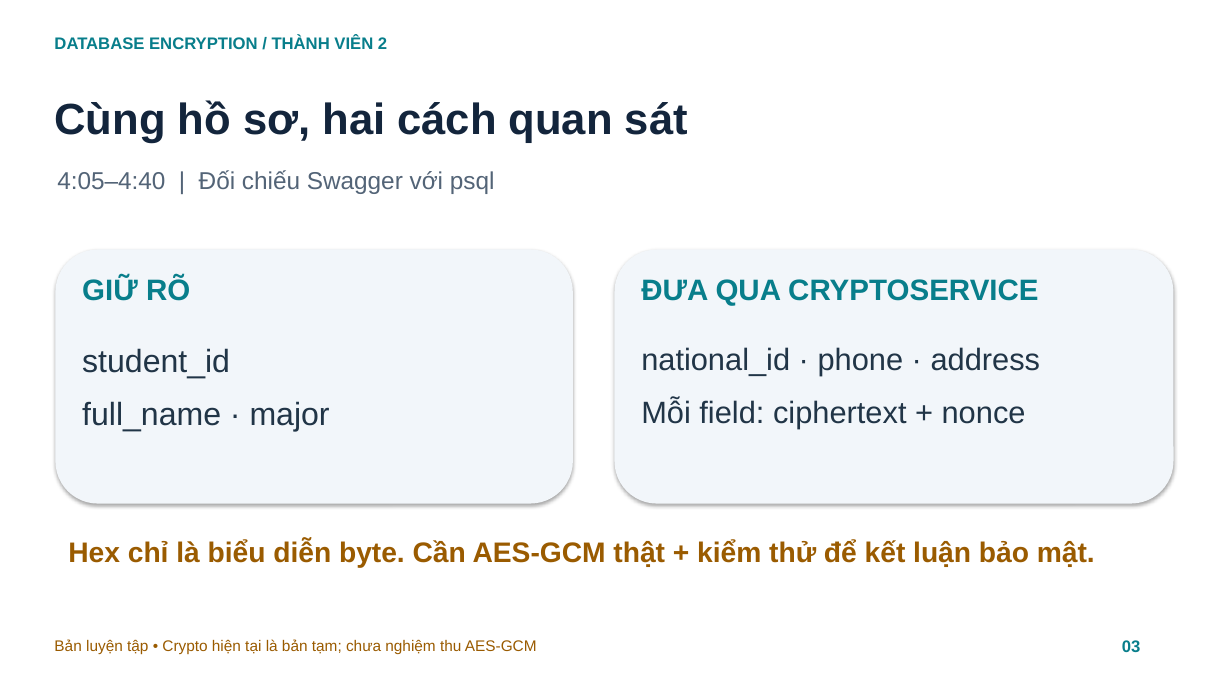
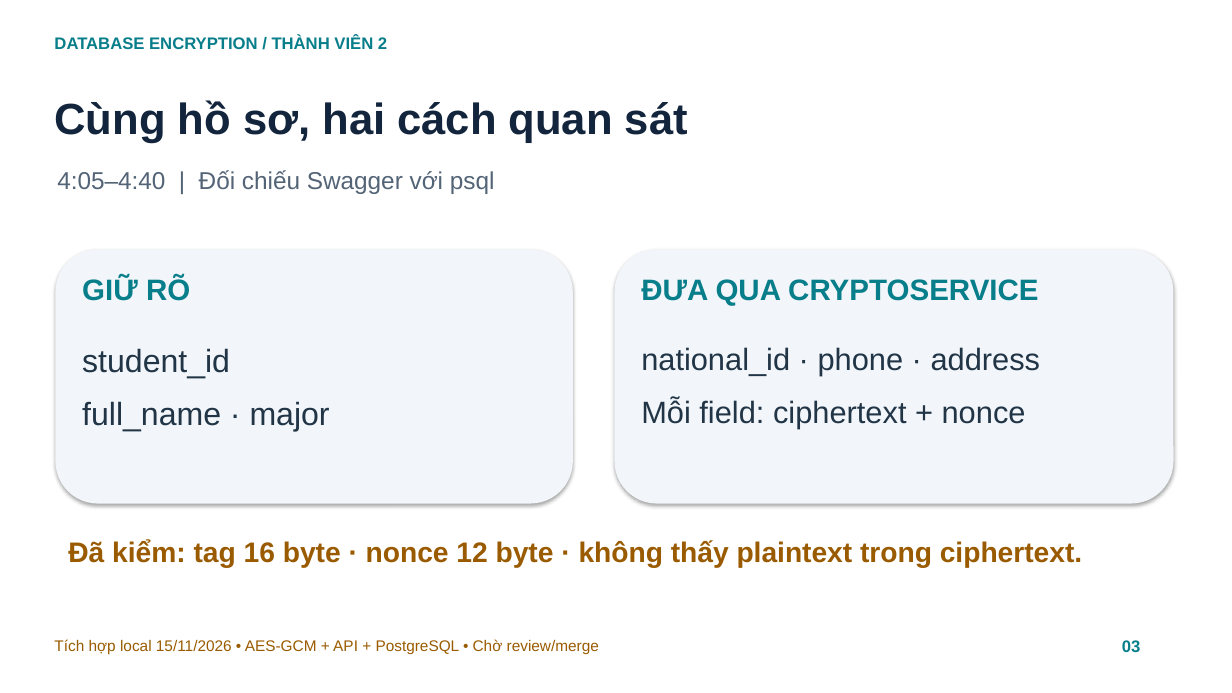
Before and after one commit to world-ender1/database-encryption-lab, a slide deck: slide 3 of docs/TV2_HE_THONG.pptx. Drawn at 1232x693 pixels with LibreOffice and Linux fonts; fonts in the diff are those of the drawing. Boxes give left, top, right and bottom in pixels: in the first picture for what was removed or moved away, otherwise in the second. Text is boxed around its words. In the diff, an @@ line names an element or a change of style, - is before the commit and + after.

Commit message:
docs(tv2): refresh report slides and verified merge handoff

```diff
--- a/docs/TV2_HE_THONG.pptx
+++ b/docs/TV2_HE_THONG.pptx
@@ text at (x1=68, y1=540, x2=1082, y2=568): text changed @@
-Hex chỉ là biểu diễn byte. Cần AES-GCM thật + kiểm thử để kết luận bảo mật.
+Đã kiểm: tag 16 byte · nonce 12 byte · không thấy plaintext trong ciphertext.
@@ text at (x1=54, y1=639, x2=599, y2=654): text changed @@
-Bản luyện tập • Crypto hiện tại là bản tạm; chưa nghiệm thu AES-GCM
+Tích hợp local 15/11/2026 • AES-GCM + API + PostgreSQL • Chờ review/merge
```
Also in this commit, not shown: 3 other slides changed, 16 other files.
